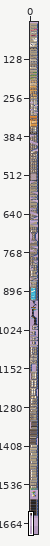
Edited in one commit: sprite sheet (_01_SplashBox/Assets/Visual/Tilemap.png). The picture above shows the old version from afar; the outline marks the close-up.
Close-up. First the earlier version:
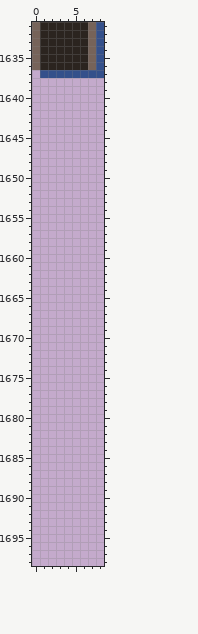
The file is 9x2304 pixels. Shown: x 0..8, y 1631..1698. The wide view leaves out empty margins.
And afterwards:
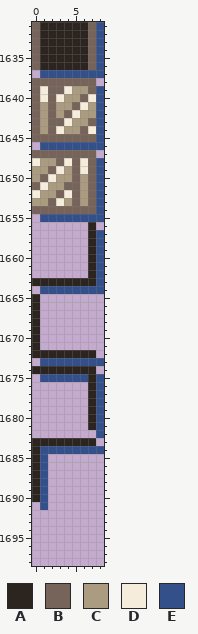
Palette (. is transparent): A #2b241f  B #766359  C #ab9b80  D #f6ecdb  E #34508b
Diff:
{"y":1638,"x":0,"old":"........","new":"BBBBBBBB"}
{"y":1639,"x":0,"old":".........","new":"BDBBDCCBE"}
{"y":1640,"x":0,"old":".........","new":"BDBDCCBDE"}
{"y":1641,"x":0,"old":".........","new":"BCBCCBDCE"}
{"y":1642,"x":0,"old":".........","new":"BCBCBDCCE"}
{"y":1643,"x":0,"old":".........","new":"BCBBDCCBE"}
{"y":1644,"x":0,"old":".........","new":"BCBDCCBDE"}
{"y":1645,"x":0,"old":".........","new":"BBBBBBBBE"}
{"y":1646,"x":1,"old":"........","new":"EEEEEEEE"}
{"y":1647,"x":0,"old":"........","new":"BBBBBBBB"}
{"y":1648,"x":0,"old":".........","new":"DCCBDBDBE"}
{"y":1649,"x":0,"old":".........","new":"CCBDCBDBE"}
{"y":1650,"x":0,"old":".........","new":"CBDCCBCBE"}
{"y":1651,"x":0,"old":".........","new":"BDCCBBCBE"}
{"y":1652,"x":0,"old":".........","new":"DCCBDBCBE"}
{"y":1653,"x":0,"old":".........","new":"CCBDCBCBE"}
{"y":1654,"x":0,"old":".........","new":"BBBBBBBBE"}
{"y":1655,"x":1,"old":"........","new":"EEEEEEEE"}
{"y":1656,"x":7,"old":".","new":"A"}
{"y":1657,"x":7,"old":"..","new":"AE"}
{"y":1658,"x":7,"old":"..","new":"AE"}
{"y":1659,"x":7,"old":"..","new":"AE"}
{"y":1660,"x":7,"old":"..","new":"AE"}
{"y":1661,"x":7,"old":"..","new":"AE"}
{"y":1662,"x":7,"old":"..","new":"AE"}
{"y":1663,"x":0,"old":".........","new":"AAAAAAAAE"}
{"y":1664,"x":1,"old":"........","new":"EEEEEEEE"}
{"y":1665,"x":0,"old":".","new":"A"}
{"y":1666,"x":0,"old":".","new":"A"}
{"y":1667,"x":0,"old":".","new":"A"}
{"y":1668,"x":0,"old":".","new":"A"}
{"y":1669,"x":0,"old":".","new":"A"}
{"y":1670,"x":0,"old":".","new":"A"}
{"y":1671,"x":0,"old":".","new":"A"}
{"y":1672,"x":0,"old":"........","new":"AAAAAAAA"}
{"y":1673,"x":1,"old":"........","new":"EEEEEEEE"}
{"y":1674,"x":0,"old":"........","new":"AAAAAAAA"}
{"y":1675,"x":1,"old":"........","new":"EEEEEEAE"}
{"y":1676,"x":7,"old":"..","new":"AE"}
{"y":1677,"x":7,"old":"..","new":"AE"}
{"y":1678,"x":7,"old":"..","new":"AE"}
{"y":1679,"x":7,"old":"..","new":"AE"}
{"y":1680,"x":7,"old":"..","new":"AE"}
{"y":1681,"x":7,"old":"..","new":"AE"}
{"y":1682,"x":8,"old":".","new":"E"}
{"y":1683,"x":0,"old":"........","new":"AAAAAAAA"}
{"y":1684,"x":0,"old":".........","new":"AEEEEEEEE"}
{"y":1685,"x":0,"old":"..","new":"AE"}
{"y":1686,"x":0,"old":"..","new":"AE"}
{"y":1687,"x":0,"old":"..","new":"AE"}
{"y":1688,"x":0,"old":"..","new":"AE"}
{"y":1689,"x":0,"old":"..","new":"AE"}
{"y":1690,"x":0,"old":"..","new":"AE"}
{"y":1691,"x":1,"old":".","new":"E"}
{"label":"added","picture_box":[32,78,104,510]}
